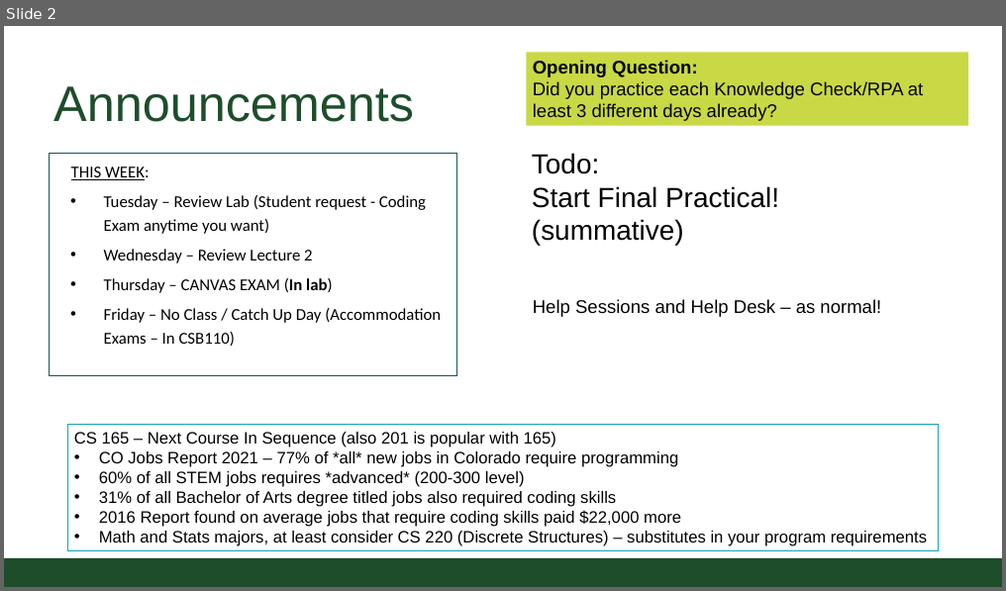
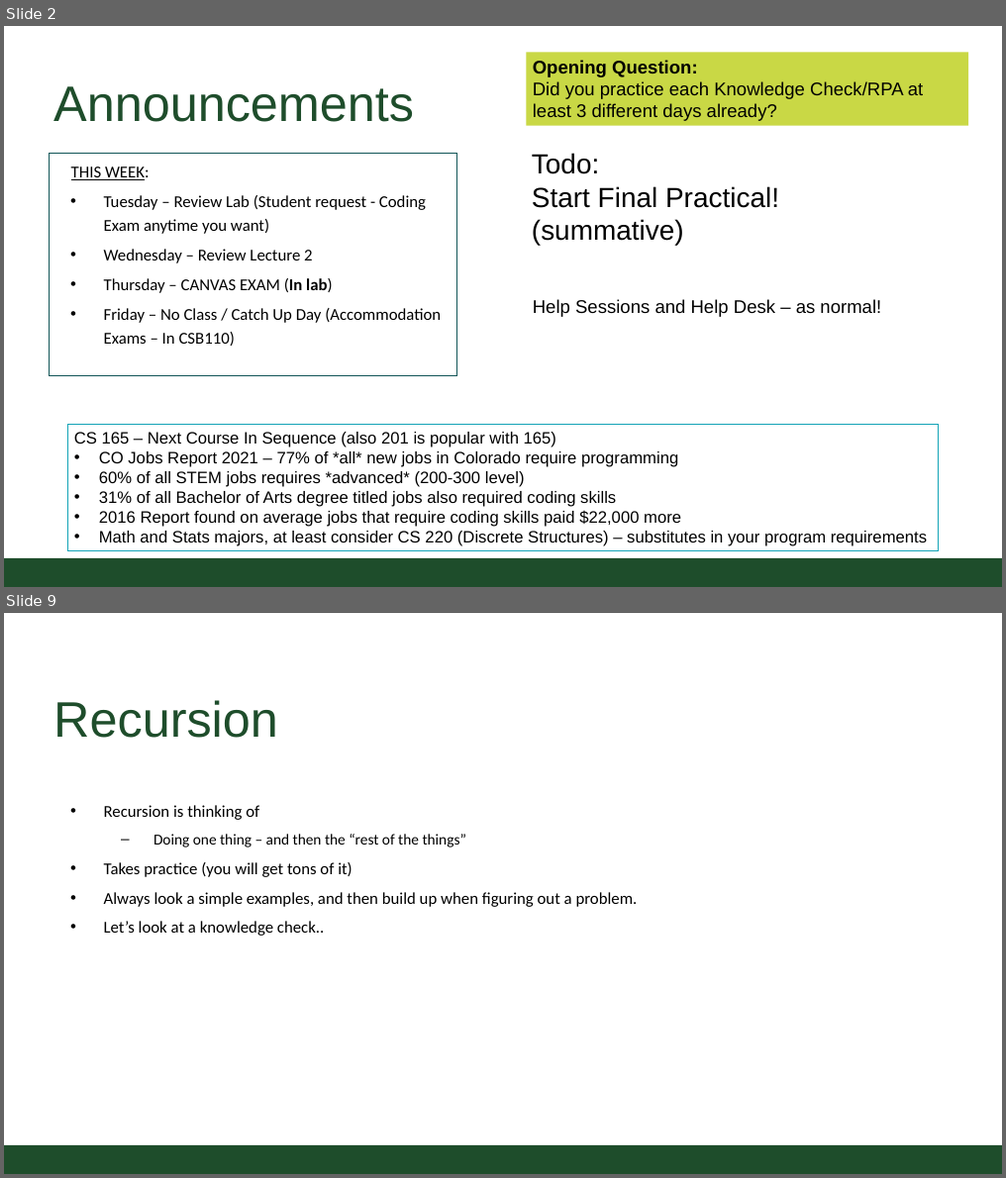
Before and after one commit to CSU-CompSci-CS163-4/Handouts, a slide deck: slides/On-Campus/12_01_ReviewSession_CS163.pptx. Shown one above the other, each under a label of ours: slide 2 before the commit, slides 2 and 9 after it; the slides between them are not shown. The pictures are 1006x591 and 1006x1178 pixels, drawn with LibreOffice and Linux fonts; fonts in the diff are those of the drawing; background and template pictures are left out. Boxes give left, top, right and bottom in pixels: in the first picture for what was removed or moved away, otherwise in the second. Text is boxed around its words. In the diff, an @@ line names an element or a change of style, - is before the commit and + after.

```diff
--- a/slides/On-Campus/12_01_ReviewSession_CS163.pptx
+++ b/slides/On-Campus/12_01_ReviewSession_CS163.pptx
@@ slide 9 added at (4,613,1002,1174), background #FFFFFF; not listed: 1 template element that a slide beside it also shows @@
@@ title added at (54,700,278,738), 54.4 pt, text #1E4D2B @@
+Recursion
@@ text added at (104,805,638,936), 18.1 pt, text #000000 @@
+• Recursion is thinking of
+  – Doing one thing – and then the “rest of the things”
+• Takes practice (you will get tons of it)
+• Always look a simple examples, and then build up when figuring out a problem.
+• Let’s look at a knowledge check..
```
Also in this commit, not shown: 7 slides changed, 5 other slides added, 2 slides removed, 3 other files.
